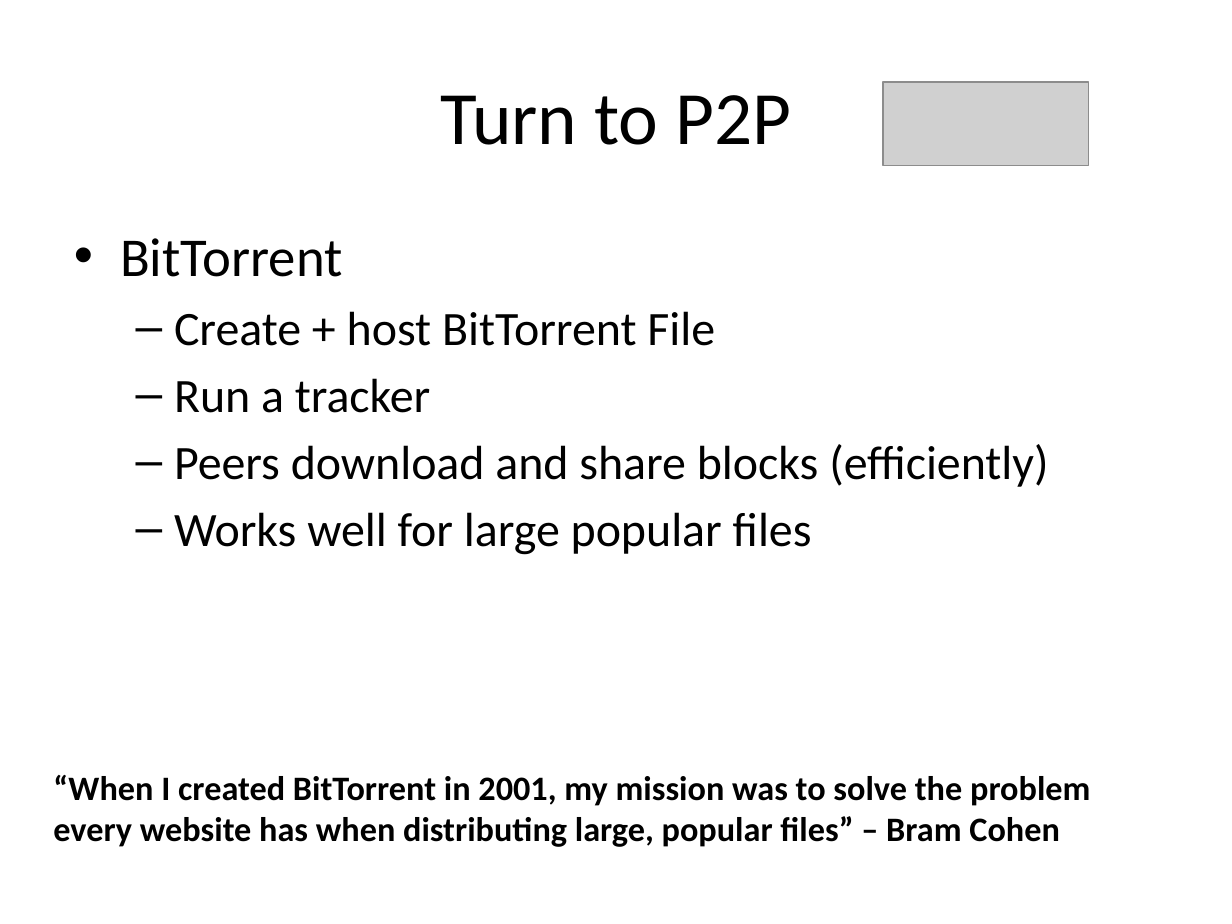
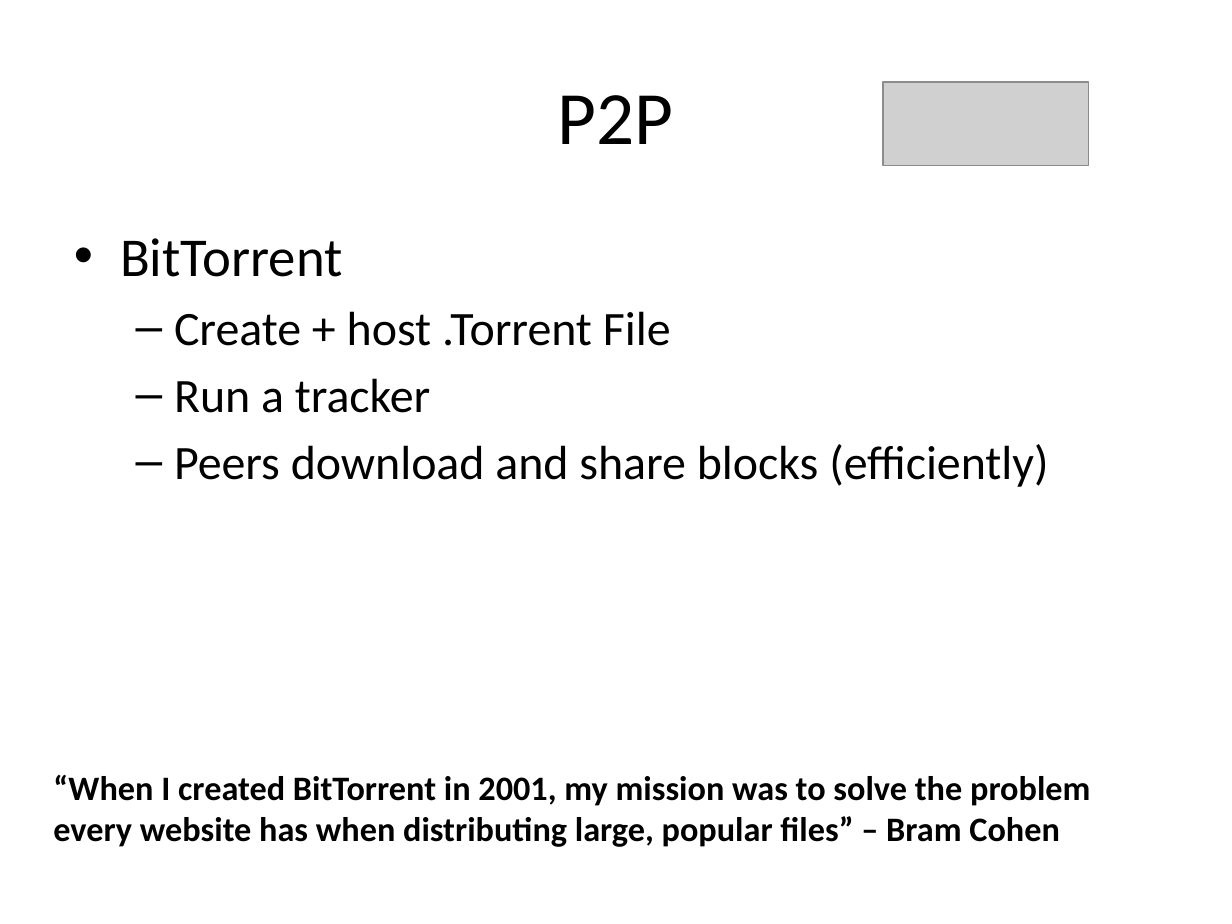
Before and after one commit to rdp/p2pwebclient, a slide deck: slide 6 of thesis_presentation/How to Make the Internet Faster.pptx (slide 7 before the commit). Drawn at 1232x924 pixels with LibreOffice and Linux fonts; fonts in the diff are those of the drawing; grey boxes stand for pictures. Boxes give left, top, right and bottom in pixels: in the first picture for what was removed or moved away, otherwise in the second. Text is boxed around its words. In the diff, an @@ line names an element or a change of style, - is before the commit and + after.

```diff
--- a/thesis_presentation/How to Make the Internet Faster.pptx
+++ b/thesis_presentation/How to Make the Internet Faster.pptx
@@ title at bbox=[558, 95, 674, 144]: text changed @@
-Turn to P2P
+P2P
@@ text at bbox=[174, 311, 671, 346]: text changed @@
-  – Create + host BitTorrent File
+  – Create + host .Torrent File
@@ text at bbox=[174, 512, 812, 555]: paragraph removed @@
-  – Works well for large popular files
```
Also in this commit, not shown: 29 other slides changed, 2 slides added, 2 slides removed, 2 other files.
